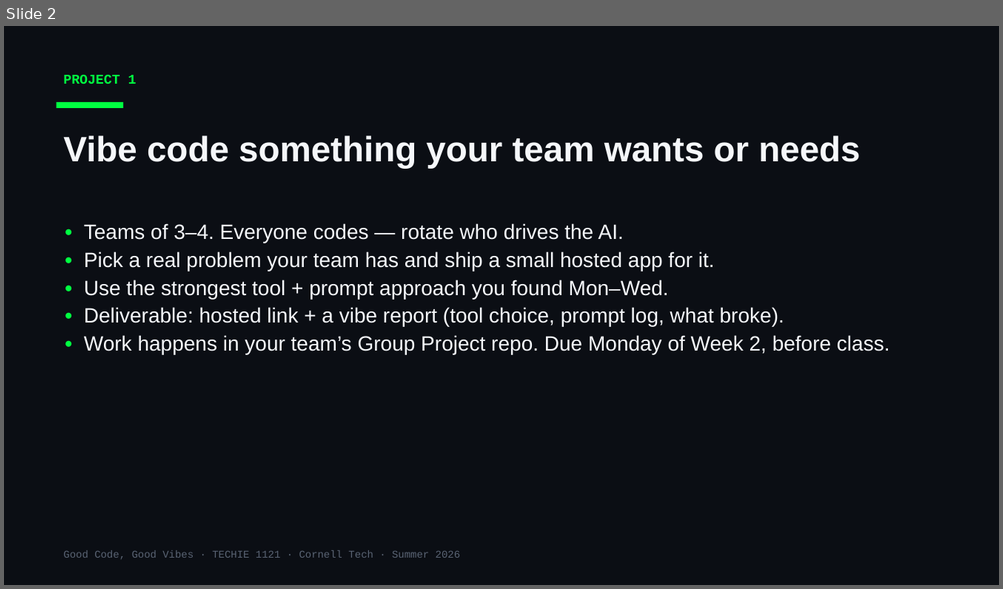
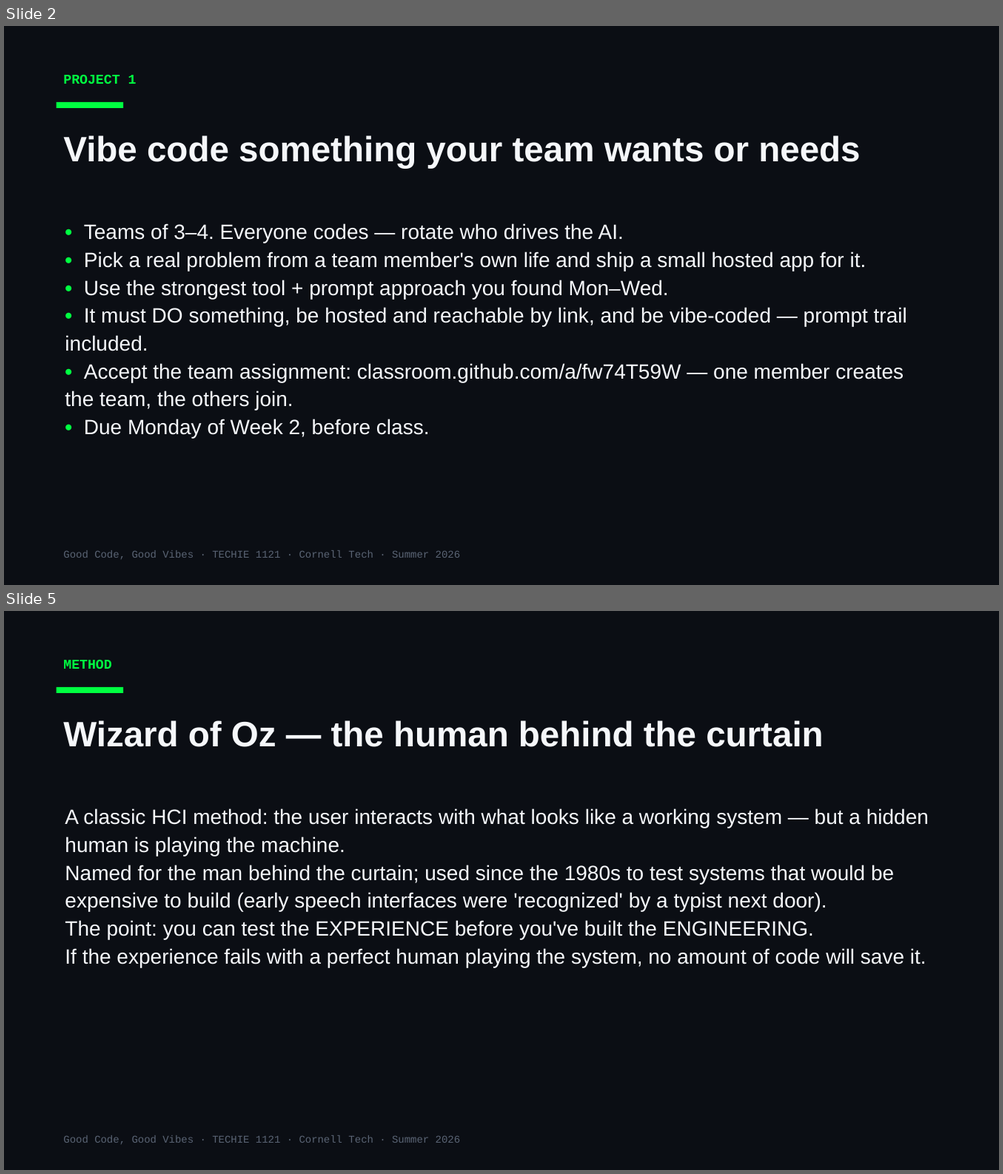
Before and after one commit to Cornell-Tech-Vibe-Coding-Summer-2026/website, a slide deck: slides/Week1-Thu-Project-Day.pptx. Shown one above the other, each under a label of ours: slide 2 before the commit, slides 2 and 5 after it; the slides between them are not shown. The pictures are 1003x589 and 1003x1174 pixels, drawn with LibreOffice and Linux fonts; fonts in the diff are those of the drawing. Boxes give left, top, right and bottom in pixels: in the first picture for what was removed or moved away, otherwise in the second. Text is boxed around its words. In the diff, an @@ line names an element or a change of style, - is before the commit and + after.

```diff
--- a/slides/Week1-Thu-Project-Day.pptx
+++ b/slides/Week1-Thu-Project-Day.pptx
@@ slide 5 added at bbox=[4, 611, 999, 1170], background #0B0E14 @@
@@ text added at bbox=[63, 660, 111, 669], 13 pt, text #00FF41, bold @@
+METHOD
@@ rectangle added at bbox=[57, 687, 123, 693], fill #00FF41 @@
@@ text added at bbox=[63, 721, 822, 747], 34 pt, text #F5F7FA, bold @@
+Wizard of Oz — the human behind the curtain
@@ text added at bbox=[65, 809, 928, 968], 20 pt, text #F5F7FA @@
+A classic HCI method: the user interacts with what looks like a working system — but a hidden human is playing the machine.
+Named for the man behind the curtain; used since the 1980s to test systems that would be expensive to build (early speech interfaces were 'recognized' by a typist next door).
+The point: you can test the EXPERIENCE before you've built the ENGINEERING.
+If the experience fails with a perfect human playing the system, no amount of code will save it.
@@ text added at bbox=[63, 1136, 460, 1145], 10 pt, text #5A6474 @@
+Good Code, Good Vibes · TECHIE 1121 · Cornell Tech · Summer 2026
@@ slide 2 changed as well @@
@@ text at bbox=[84, 252, 866, 271]: text changed @@
-• Pick a real problem your team has and ship a small hosted app for it.
+• Pick a real problem from a team member's own life and ship a small hosted app for it.
@@ text at bbox=[65, 307, 907, 438]: text changed @@
-• Deliverable: hosted link + a vibe report (tool choice, prompt log, what broke).
-• Work happens in your team’s Group Project repo. Due Monday of Week 2, before class.
+• It must DO something, be hosted and reachable by link, and be vibe-coded — prompt trail included.
+• Accept the team assignment: classroom.github.com/a/fw74T59W — one member creates the team, the others join.
+• Due Monday of Week 2, before class.
```
Also in this commit, not shown: 1 other slide changed, 9 other slides added, 1 other file.
